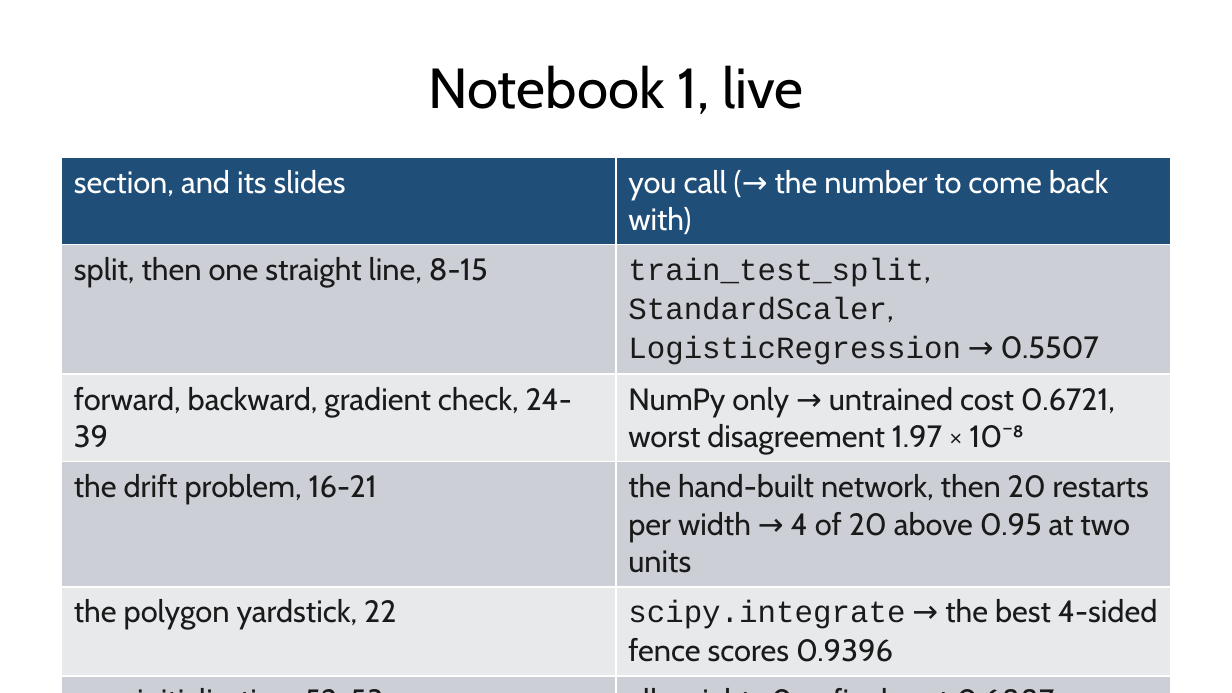
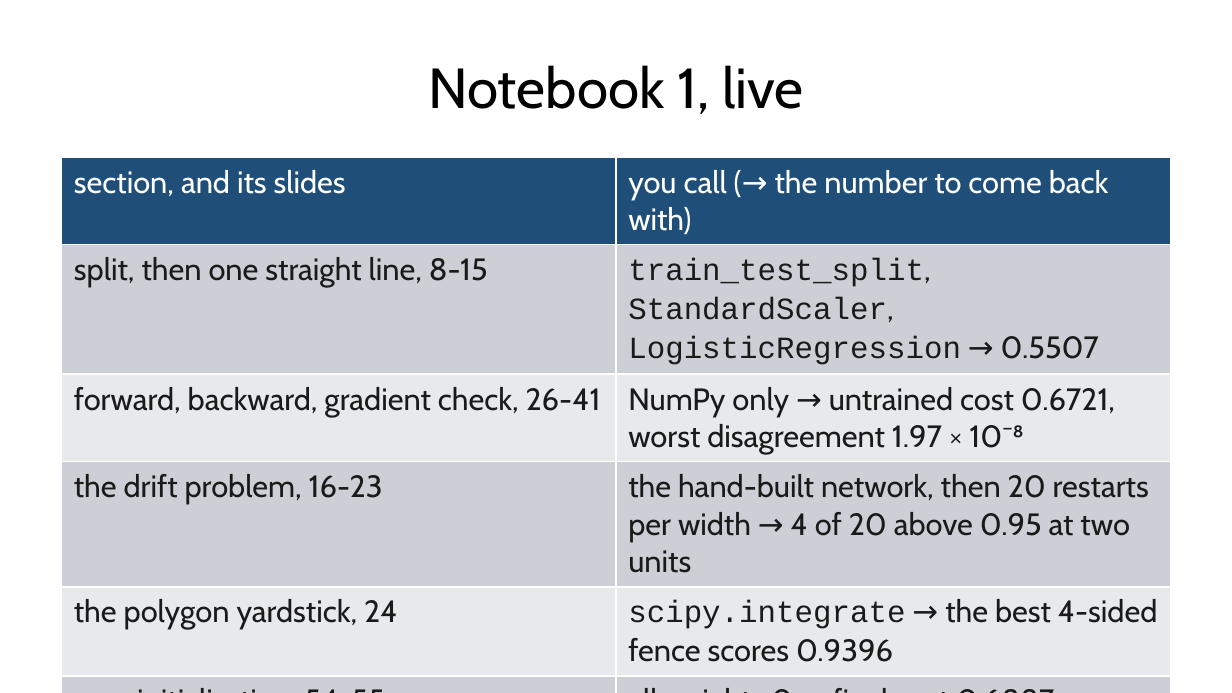
Before and after one commit to fabioantonini/technologies-for-artificial-intelligence, a slide deck: slide 42 of Lessons/09_neural_networks/Slides/neural_networks_slides.pptx (slide 40 before the commit). Drawn at 1232x693 pixels with LibreOffice and Linux fonts; fonts in the diff are those of the drawing; background and template pictures are left out. Boxes give left, top, right and bottom in pixels: in the first picture for what was removed or moved away, otherwise in the second. Text is boxed around its words. In the diff, an @@ line names an element or a change of style, - is before the commit and + after.

```diff
--- a/Lessons/09_neural_networks/Slides/neural_networks_slides.pptx
+++ b/Lessons/09_neural_networks/Slides/neural_networks_slides.pptx
@@ table at [62,158,1170,666] @@
-row 3, column 1: forward, backward, gradient check, 24-39
+row 3, column 1: forward, backward, gradient check, 26-41
-row 4, column 1: the drift problem, 16-21
+row 4, column 1: the drift problem, 16-23
-row 5, column 1: the polygon yardstick, 22
+row 5, column 1: the polygon yardstick, 24
-row 6, column 1: zero initialisation, 52-53
+row 6, column 1: zero initialisation, 54-55
```
Also in this commit, not shown: 3 other slides changed, 2 slides added, 7 other files.
